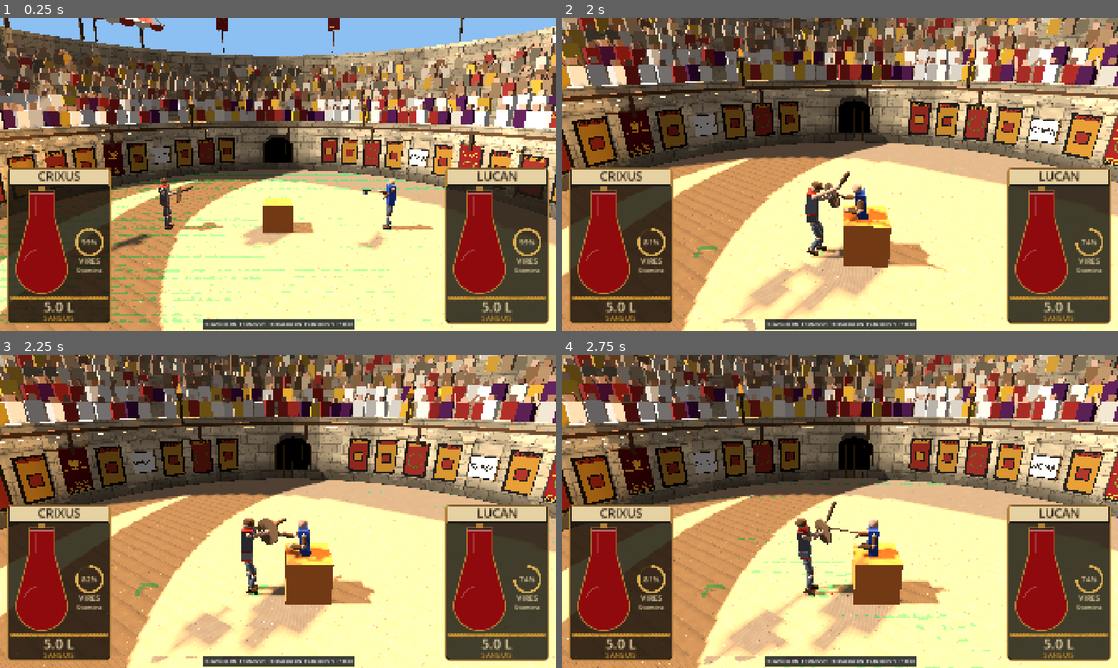
Above: before the commit, frames 1-4 (two rows, left to right).
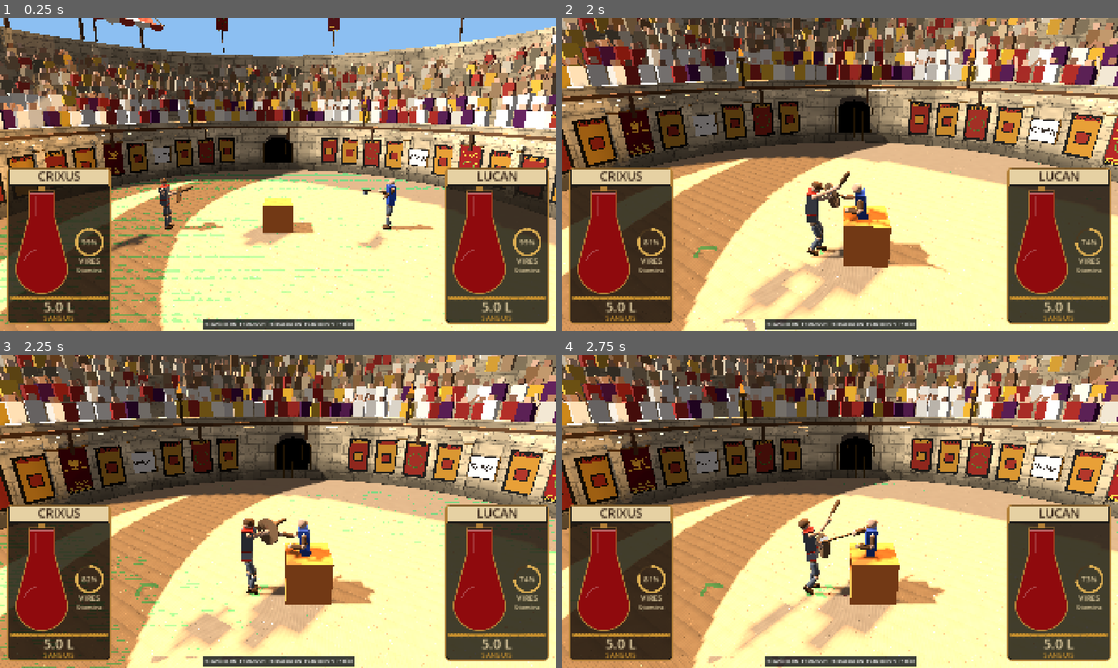
Above: after the commit, the same moments.

Repository: Proximo0/gladiator
Game: Godot game, scene res://game/main.tscn
The game is run twice, just before and just after one commit, with the same random seed, the same clock (stepped at 60 frames per second) and the same inputs.
Inputs (mouse positions are in pixels of both pictures, inside the frame that each line leads up to):
- Up to frame 1 (0.25 s): no input
- Up to frame 2 (2 s): move the mouse to (962, 158) at 0.52 s; hold D (move_right) 0.53-1.25 s; tap Ctrl (crouch) at 0.6 s; click (962, 158) at 0.67 s; tap E (grab) at 0.8 s; drag from (728, 190) to (812, 237) at 1.27 s
- Up to frame 3 (2.25 s): move the mouse to (333, 442) at 2.02 s; hold D (move_right) from 2.03 s (still down); tap Ctrl (crouch) at 2.1 s
- Up to frame 4 (2.75 s): keep holding D (move_right); tap E (grab) at 2.3 s

Frames 1-2 are identical in both runs. In frame 3, 0.7% of the frame differs, in the area x 0-100%, y 19-100%; in frame 4, 18%, in the area x 0-100%, y 0-100%.

Commit message:
Round 2 AI: stalemate clock, stamina-trap escape, neck aim fix, dazed foes pressed, ground pickups attempted
Co-Authored-By: Claude Opus 5.5 (1M context) <noreply@anthropic.com>
Claude-Session: https://claude.ai/code/session_013R8XaCuSdDMpiKfmDz2iCx

Diff:
--- a/game/ai/fighter_brain.gd
+++ b/game/ai/fighter_brain.gd
@@ -21,7 +21,18 @@
 const AIM_LOW_LIMIT: float = -0.75
 const SLEW_RECOVER: float = 0.045
 const SLEW_GUARD: float = 0.2
-const BLUNT_HEAD_BIAS: float = 2.0  ## blunt weapons do not bleed: they win by knocking the head (consciousness)
+const DISARM_SCALE: float = 0.3  ## share of the personality's disarm_aim actually used (round 1 over-disarmed: 57 per 24 matches)
+const GROUND_PROP_Y: float = 0.5  ## props lower than this are picked up by crouching
+const GRAB_REACH: float = 0.45  ## the hand reaches about this far ahead of the torso at full downward aim
+const STAMINA_FLOOR: float = 0.15  ## below this the weapon arm's carry cost cancels stamina recovery (a fighter at 0 never recovers)
+const REST_FAIL_TICKS: int = 300  ## ticks at near-zero stamina after which resting is abandoned
+const BEHEAD_BIAS: float = 3.0  ## finisher choice: an edged weapon prefers the neck over the gut (foes usually bleed out before a second try)
+const NECK_LIFT: float = 0.05  ## aim offset from the head centre for neck cuts: negative aims at the neck, but the swung tip sags about 0.15 m below its aim at full speed
+const STALE_START: int = 360  ## ticks without decisive damage before the brain starts forcing the issue
+const STALE_RAMP: int = 480  ## further ticks until it is fully desperate
+const STALE_HP_DROP: float = 1.5  ## head/torso/pelvis hp loss that counts as decisive damage
+const STALE_CONSC_DROP: float = 0.03
+const BLUNT_HEAD_BIAS: float = 4.0  ## blunt weapons do not bleed: they win by knocking the head (consciousness)
 
 const ST_APPROACH: int = 0
 const ST_FEINT: int = 1
@@ -78,6 +89,10 @@
 var _weapon_giveup: int = 0  ## tick before which the brain does not go for a prop again (a grab that never worked)
 var _main_weapon: String = ""
 var _last_aim: Vector2 = Vector2(0.0, 0.15)  ## aim sent last tick (the hand is eased, not snapped, after a strike)
+var _stale_ticks: int = 0  ## ticks since either fighter lost blood, consciousness or core hp (a stalemate clock)
+var _stale_prev: Dictionary = {}
+var _low_ticks: int = 0  ## ticks spent tired with stamina near zero
+var _no_rest_until: int = 0
 var _idle_ticks: int = 0  ## ticks spent circling in approach without starting an attack
 
 # Per-tick geometry (set by _geometry).
@@ -140,6 +155,7 @@
 	if str(obs.get("state", "standing")) == "dead":
 		return out
 	_geometry(me, obs)
+	_track_stale(me, foe)
 	if _tick <= int(_p.get("spawn_hold", SPAWN_HOLD_TICKS)):
 		_neutral_aim(out)
 		return out
@@ -169,11 +185,45 @@
 
 # ---------------------------------------------------------------- state selection
 
+## Stalemate clock: reset by decisive damage on either side (blood, consciousness, core hp), read as `_desperation()`.
+func _track_stale(me: Dictionary, foe: Dictionary) -> void:
+	var cur: Dictionary = {}
+	var decisive: bool = false
+	var i: int = 0
+	for f: Dictionary in [me, foe]:
+		var blood: float = float(f.get("blood_frac", 1.0))
+		var consc: float = float(f.get("consciousness", 1.0))
+		var core: float = 0.0
+		var parts: Dictionary = f.get("parts", {})
+		for n: String in ["head", "torso", "pelvis"]:
+			if parts.has(n) and parts[n] is Dictionary:
+				core += float((parts[n] as Dictionary).get("hp", 0.0))
+		cur[i] = [blood, consc, core]
+		if _stale_prev.has(i):
+			var pv: Array = _stale_prev[i]
+			if blood < float(pv[0]) - 0.002 or consc < float(pv[1]) - STALE_CONSC_DROP or core < float(pv[2]) - STALE_HP_DROP:
+				decisive = true
+		i += 1
+	_stale_prev = cur
+	_stale_ticks = 0 if decisive else _stale_ticks + 1
+
+
+## 0 while fights produce decisive damage, ramping to 1 once nothing decisive has happened for a while.
+func _desperation() -> float:
+	return clampf(float(_stale_ticks - STALE_START) / float(STALE_RAMP), 0.0, 1.0)
+
 func _update_state(me: Dictionary, obs: Dictionary) -> void:
 	var stamina: float = float(me.get("stamina", 1.0))
-	var rs: float = _pf("retreat_stamina")
-	if stamina < rs or float(me.get("blood_frac", 1.0)) < _pf("retreat_blood"):
+	var rs: float = maxf(_pf("retreat_stamina"), STAMINA_FLOOR)
+	_low_ticks = _low_ticks + 1 if (_tired and stamina < STAMINA_FLOOR * 0.7) else 0
+	if _low_ticks > REST_FAIL_TICKS:  # resting does not refill the bar (seeds 5007, 9008, 9019): fight on exhausted
+		_low_ticks = 0
+		_no_rest_until = _tick + REST_FAIL_TICKS * 3
+	var stamina_low: bool = stamina < rs and _tick >= _no_rest_until
+	if stamina_low or float(me.get("blood_frac", 1.0)) < _pf("retreat_blood"):
 		_tired = true
+	elif _tick < _no_rest_until:
+		_tired = float(me.get("blood_frac", 1.0)) < _pf("retreat_blood")
 	elif stamina > rs + 0.3 and float(me.get("blood_frac", 1.0)) >= _pf("retreat_blood") + 0.05:
 		_tired = false
 	var finishing: bool = _want_finish(obs)
@@ -181,7 +231,7 @@
 
 	var thr: bool = _threat(me, obs)
 	if thr and not _thr_prev:
-		_reflex_ok = _rng.randf() <= clampf(1.0 - _pf("risk") * 0.7, 0.2, 1.0)
+		_reflex_ok = _rng.randf() <= clampf(1.0 - _pf("risk") * 0.7, 0.2, 1.0) * (1.0 - 0.7 * _desperation())
 	_thr_prev = thr
 	if thr and _reflex_ok and _state != ST_GUARD:
 		if not (_state == ST_STRIKE and _pf("risk") > 0.5):
@@ -196,14 +246,15 @@
 		return
 	if busy:
 		return
-	if _disarmed(me) and _tick >= _weapon_giveup and not _props(me, obs).is_empty():
+	if _disarmed(me) and _tick >= _weapon_giveup and _arm_can_hold(me) and not _props(me, obs).is_empty():
 		if _state != ST_WEAPON:
 			_enter(ST_WEAPON, 0)
 			_grab_ticks = 0
 		return
 	if _state == ST_WEAPON:
 		_enter(ST_APPROACH, 0)
-	var press: bool = finishing and (_pf("risk") > 0.5 or (stamina > 0.12 and float(me.get("blood_frac", 1.0)) > 0.3))
+	# Round 2 trace: seeds 5007 and 9019 sat at stamina 0.00 for 40 s after pressing on below STAMINA_FLOOR.
+	var press: bool = (finishing or _desperation() > 0.5) and ((_pf("risk") > 0.5 and stamina > STAMINA_FLOOR + 0.03) or (stamina > STAMINA_FLOOR + 0.08 and float(me.get("blood_frac", 1.0)) > 0.3))
 	if _tired and not press:
 		if _state != ST_RETREAT:
 			_enter(ST_RETREAT, 0)
@@ -239,6 +290,8 @@
 	var st: String = str(obs.get("state", "standing"))
 	if st == "down" or st == "ko" or st == "getting_up":
 		return true
+	if float(obs.get("consciousness", 1.0)) < Tuning.shared().finisher_consc:
+		return true  # dazed: a killing blow lands at any blood level
 	return _foe_blood(obs) < Tuning.shared().finisher_blood_frac
 
 
@@ -284,6 +337,20 @@
 	return str(me.get("weapon_id", "fists")) == "fists" and _main_weapon != "fists" and _main_weapon != ""
 
 
+## False when the weapon arm is so hurt that the fighter drops whatever it picks up (it would re-grab and re-drop forever).
+func _arm_can_hold(me: Dictionary) -> bool:
+	var parts: Dictionary = me.get("parts", {})
+	var worst: float = 1.0
+	for n: String in ["forearm_r", "upper_arm_r"]:
+		var pd: Dictionary = parts.get(n, {}) if parts.get(n, {}) is Dictionary else {}
+		var hp0: float = float(CombatData.part_info(n).get("hp", 0.0))
+		if hp0 > 0.0 and pd.has("hp"):
+			worst = minf(worst, float(pd["hp"]) / hp0)
+		if bool(pd.get("severed", false)):
+			return false
+	return worst >= Tuning.shared().weapon_drop_hp * 1.5
+
+
 func _props(me: Dictionary, obs: Dictionary) -> Array:
 	var out: Array = []
 	for src: Dictionary in [me, obs]:
@@ -301,7 +368,7 @@
 	var finishing: bool = _state == ST_FINISH
 	var hold: float = _reach * _pf("range_frac")
 	_idle_ticks += 1
-	var committed: bool = _idle_ticks > int(_pf("commit_ticks"))
+	var committed: bool = _idle_ticks > int(_pf("commit_ticks")) or _desperation() > 0.0
 	if committed:
 		hold = minf(hold, _reach * 0.85)  # waited long enough: step into striking range
 	if finishing:
@@ -447,16 +514,40 @@
 	var to: Vector3 = best - mp
 	to.y = 0.0
 	var near: float = to.length()
-	_set_aim(out, _clamp_aim(_aim_for(best)))
-	if near > 0.35:
-		_move_world(to / maxf(near, 0.001), 1.0 if near > 1.0 else 0.4, out)
-		if near > 4.0 and float(me.get("stamina", 1.0)) > 0.4:
+	if best.y >= GROUND_PROP_Y:
+		# A prop in the air or in a hand-high rack: steer the hand at it and walk over.
+		_set_aim(out, _clamp_aim(_aim_for(best)))
+		if near > 0.35:
+			_move_world(to / maxf(near, 0.001), 1.0 if near > 1.0 else 0.4, out)
+			if near > 4.0 and float(me.get("stamina", 1.0)) > 0.4:
+				out.buttons |= FighterInput.SPRINT
+		if near < 1.2 and _grab_ticks % 12 < 6:  # the fighter grabs on a rising edge: pulse the button
+			out.buttons |= FighterInput.GRAB
+		return
+	# A prop on the ground: the hand only reaches y~0.5 at full downward aim and a crouch, GRAB_REACH ahead of the
+	# torso, so walk to the spot GRAB_REACH behind the prop (the body faces the foe, not the prop), crouch, reach down.
+	var tp: Vector3 = _part_pos(me, "torso", mp)
+	var stand: Vector3 = best - _fwd * GRAB_REACH
+	var go: Vector3 = stand - tp
+	go.y = 0.0
+	var gl: float = go.length()
+	var hand: Vector3 = me.get("hand_pos", Vector3(0.0, 1.0, 0.0))
+	var hand_d: float = hand.distance_to(best)
+	if gl > 0.1:
+		_move_world(go / gl, 1.0 if gl > 1.0 else clampf(gl * 2.0, 0.25, 0.6), out)
+		if gl > 4.0 and float(me.get("stamina", 1.0)) > 0.4:
 			out.buttons |= FighterInput.SPRINT
-	if near < 1.2:
-		if _grab_ticks % 12 < 6:  # the fighter grabs on a rising edge: pulse the button
+	if gl < 1.0:
+		out.buttons |= FighterInput.CROUCH
+		var c := Vector2(0.0, -1.0)  # straight down: skips _set_aim's low limit on purpose (the hand holds no weapon)
+		_last_aim = c
+		out.aim_x = 0
+		out.aim_y = -1000
+	else:
+		_set_aim(out, _last_aim.move_toward(Vector2(0.0, -0.5), 0.1))
+	if gl < 0.6 or hand_d < GRAB_REACH:
+		if _grab_ticks % 12 < 6:
 			out.buttons |= FighterInput.GRAB
-		if best.y < 0.5:
-			out.buttons |= FighterInput.CROUCH
 
 
 # ---------------------------------------------------------------- attack planning
@@ -496,7 +587,7 @@
 			var torso_open: float = 1.0 - _armor_score(armor, "torso", blunt)
 			var belly_open: float = 1.0 - _armor_score(armor, "pelvis", blunt)
 			if edged:
-				opts["behead"] = head_open * 1.2
+				opts["behead"] = head_open * BEHEAD_BIAS
 				opts["gut"] = maxf(torso_open, belly_open) * 1.0
 			if pointy:
 				opts["run_through"] = torso_open * (2.0 if shape == "spear" else 1.0)
@@ -525,7 +616,7 @@
 			kind = "thrust"
 			half = true
 		part = _pick_part(obs, armor, kind, blunt)
-		if kind != "thrust" and kind != "low" and _rng.randf() < _pf("disarm_aim"):
+		if kind != "thrust" and kind != "low" and _rng.randf() < _pf("disarm_aim") * DISARM_SCALE:
 			part = "forearm_r"  # knock the weapon out of the hand: strike the holding forearm
 			if kind == "overhead":
 				kind = "diag"
@@ -684,7 +775,7 @@
 		part = "torso"
 	var p: Vector3 = _part_pos(obs, part, fallback)
 	if bool(_plan.get("neck", false)) and part == "head":
-		p.y -= 0.12
+		p.y += NECK_LIFT
 	var wob: float = sin(float(_tick) * 0.07) * 0.05 * _pf("aim_noise")
 	return _clamp_aim(_aim_for(p) + (_plan.get("noise", Vector2.ZERO) as Vector2) + Vector2(wob, 0.0))
 
--- a/tests/unit/test_fighter_brain.gd
+++ b/tests/unit/test_fighter_brain.gd
@@ -299,3 +299,84 @@
 				hit += 1
 				break
 	assert_true(hit > 0, "disarm attempts happen")
+
+
+func test_dazed_foe_is_finished_at_full_blood() -> void:
+	var b := _brain({"preset": "berserker"})
+	var f: Array = _pair(1.2, "club")
+	(f[1] as Dictionary)["consciousness"] = 0.1
+	(f[1] as Dictionary)["blood_frac"] = 1.0
+	for i in 60:
+		b.think(f[0], f[1], DT)
+	assert_true(bool(b.plan().get("finishing", false)), "a dazed foe is pressed with a killing blow")
+
+
+func test_conscious_foe_at_full_blood_is_not_finished() -> void:
+	var b := _brain({"preset": "berserker"})
+	var f: Array = _pair(1.2, "club")
+	(f[1] as Dictionary)["blood_frac"] = 1.0
+	for i in 60:
+		b.think(f[0], f[1], DT)
+	assert_false(bool(b.plan().get("finishing", false)), "no finisher on a healthy foe")
+
+
+func _disarmed_pair(forearm_hp: float, prop_y: float) -> Array:
+	var f: Array = _pair(3.0, "gladius")
+	var b := _brain({"preset": "duelist"})
+	b.think(f[0], f[1], DT)  # remembers the main weapon
+	(f[0] as Dictionary)["weapon_id"] = "fists"
+	((f[0] as Dictionary)["parts"] as Dictionary)["forearm_r"]["hp"] = forearm_hp
+	(f[0] as Dictionary)["props"] = [{"pos": Vector3(1.0, prop_y, 1.0), "weapon_id": "gladius"}]
+	for i in 3:
+		b.think(f[0], f[1], DT)
+	return [b, f]
+
+
+func test_disarmed_fighter_goes_for_a_prop() -> void:
+	var r: Array = _disarmed_pair(40.0, 0.02)
+	assert_eq((r[0] as FighterBrain).state_name(), "weapon")
+
+
+func test_crippled_weapon_arm_does_not_chase_props() -> void:
+	var r: Array = _disarmed_pair(1.0, 0.02)
+	assert_true((r[0] as FighterBrain).state_name() != "weapon", "it would drop the weapon again at once")
+
+
+func test_ground_prop_pickup_crouches_and_reaches_down() -> void:
+	var r: Array = _disarmed_pair(40.0, 0.02)
+	var b: FighterBrain = r[0]
+	var f: Array = r[1]
+	# Stand on the spot GRAB_REACH behind the prop (the body faces -Z).
+	for k in ["pelvis_pos"]:
+		(f[0] as Dictionary)[k] = Vector3(1.0, 0.95, 1.0 + FighterBrain.GRAB_REACH)
+	for n: String in ((f[0] as Dictionary)["parts"] as Dictionary):
+		(((f[0] as Dictionary)["parts"] as Dictionary)[n] as Dictionary)["pos"].x = 1.0
+		(((f[0] as Dictionary)["parts"] as Dictionary)[n] as Dictionary)["pos"].z = 1.0 + FighterBrain.GRAB_REACH
+	var inp: FighterInput = null
+	for i in 12:
+		inp = b.think(f[0], f[1], DT)
+	assert_true(inp.has(FighterInput.CROUCH), "crouches")
+	assert_eq(inp.aim_y, -1000, "hand straight down")
+
+
+func test_stalemate_builds_desperation_and_decisive_damage_resets_it() -> void:
+	var b := _brain({"preset": "coward"})
+	var f: Array = _pair(4.0)
+	for i in FighterBrain.STALE_START + FighterBrain.STALE_RAMP + 10:
+		b.think(f[0], f[1], DT)
+	assert_true(b._desperation() > 0.99, "fully desperate after a long stalemate")
+	((f[1] as Dictionary)["parts"] as Dictionary)["torso"]["hp"] = 10.0
+	b.think(f[0], f[1], DT)
+	assert_true(b._desperation() < 0.01, "core damage resets the clock")
+
+
+func test_exhausted_fighter_stops_resting_when_resting_fails() -> void:
+	var b := _brain({"preset": "duelist"})
+	var f: Array = _pair(1.5, "club")
+	(f[0] as Dictionary)["stamina"] = 0.0
+	for i in 40:
+		b.think(f[0], f[1], DT)
+	assert_eq(b.state_name(), "retreat", "tired at first")
+	for i in FighterBrain.REST_FAIL_TICKS + 40:
+		b.think(f[0], f[1], DT)
+	assert_true(b.state_name() != "retreat", "fights on once resting is hopeless")
Not shown, changed: docs/refine_round2.md
